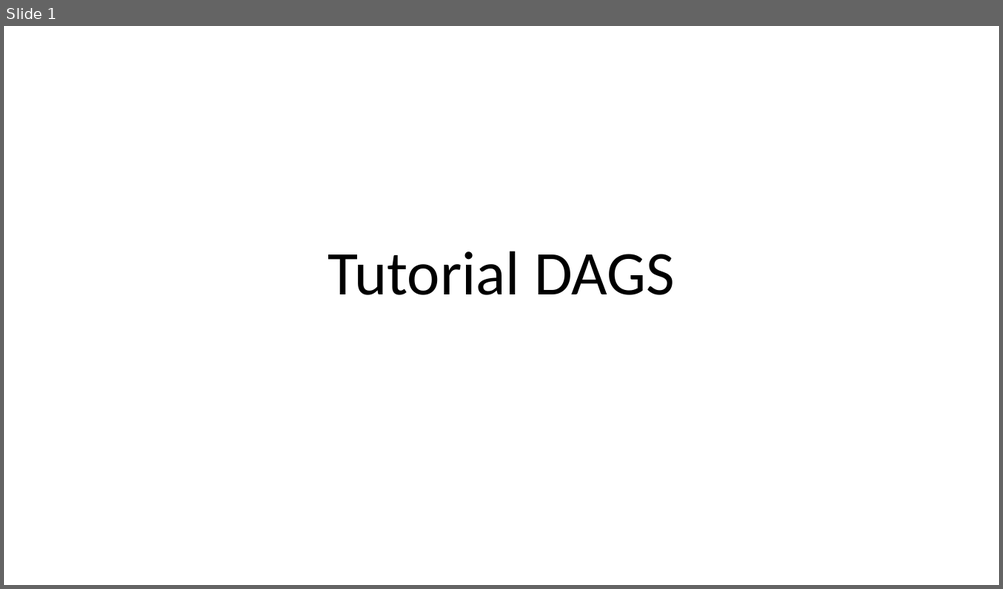
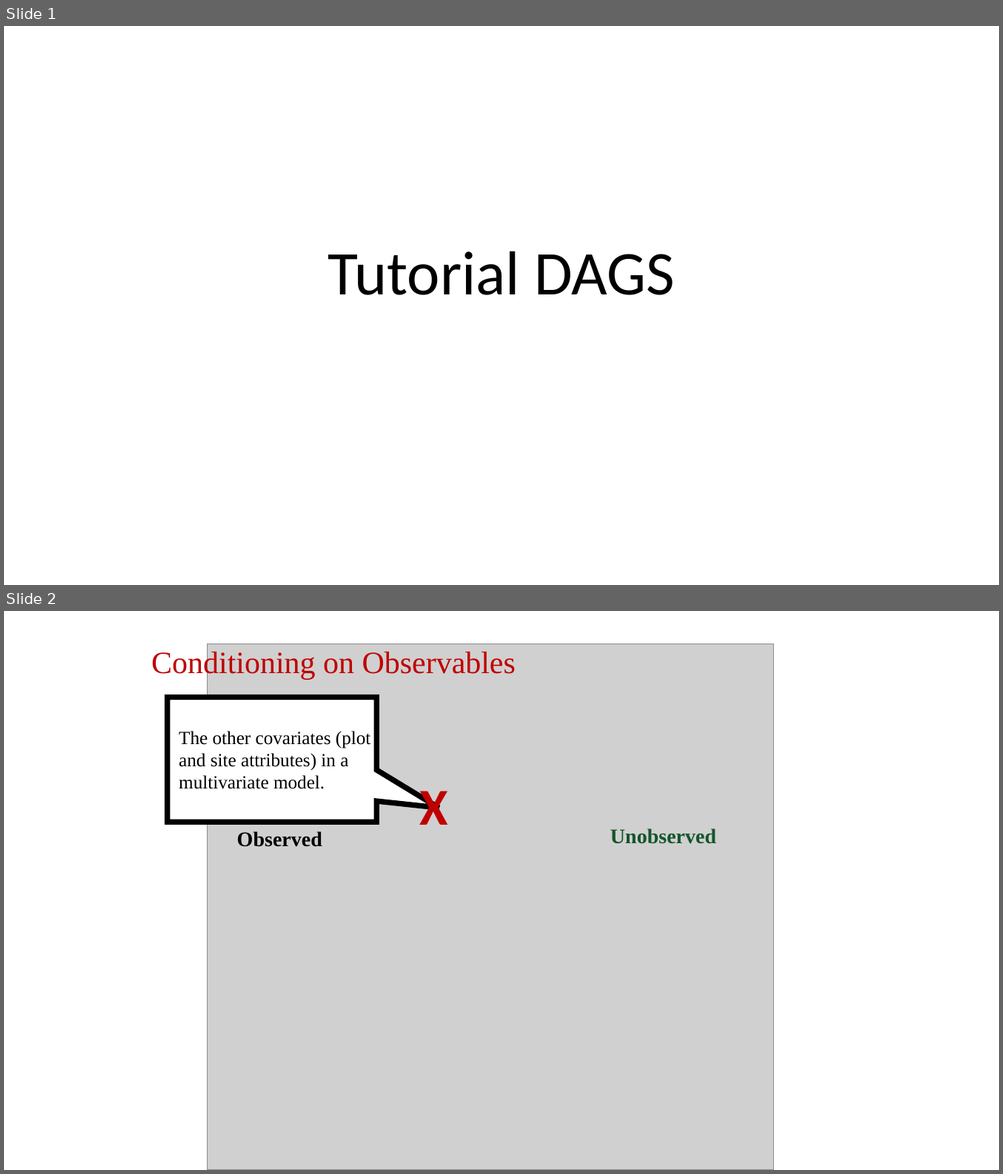
Before and after one commit to LauraDee/NutNetCausalinf, a slide deck: example tutorial/Tutorial Images.pptx. Shown one above the other, each under a label of ours: slide 1 before the commit, slides 1 and 2 after it. The pictures are 1003x589 and 1003x1174 pixels, drawn with LibreOffice and Linux fonts; fonts in the diff are those of the drawing; grey boxes stand for pictures. Boxes give left, top, right and bottom in pixels: in the first picture for what was removed or moved away, otherwise in the second. Text is boxed around its words. In the diff, an @@ line names an element or a change of style, - is before the commit and + after.

```diff
--- a/example tutorial/Tutorial Images.pptx
+++ b/example tutorial/Tutorial Images.pptx
@@ slide 2 added at [4,611,999,1170], background #FFFFFF @@
@@ text added at [151,649,515,679], 30 pt, text #C00000 @@
+Conditioning on Observables
@@ picture added at [207,644,774,1170] @@
@@ speech box added at [167,697,376,822], fill #FFFFFF, outline #000000 5.25 pt @@
@@ text added at [179,731,371,789], 18 pt, text #000000 @@
+The other covariates (plot and site attributes) in a multivariate model.
@@ text added at [419,791,448,825], 50 pt, text #C00000, bold @@
+X
@@ text added at [237,832,322,847], 20 pt, text #000000, bold @@
+Observed
@@ text added at [610,829,716,844], 20 pt, text #135629, bold @@
+Unobserved
```
Also in this commit, not shown: 2 other slides added, 1 slide removed, 2 other files.
